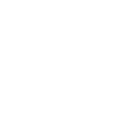
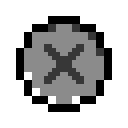
Two versions of the same layered image (128x128). Layer-by-layer changes:
showed "Cross", moved it above "Button" over [44, 44, 84, 84]
showed "Button" over [16, 16, 112, 112]
